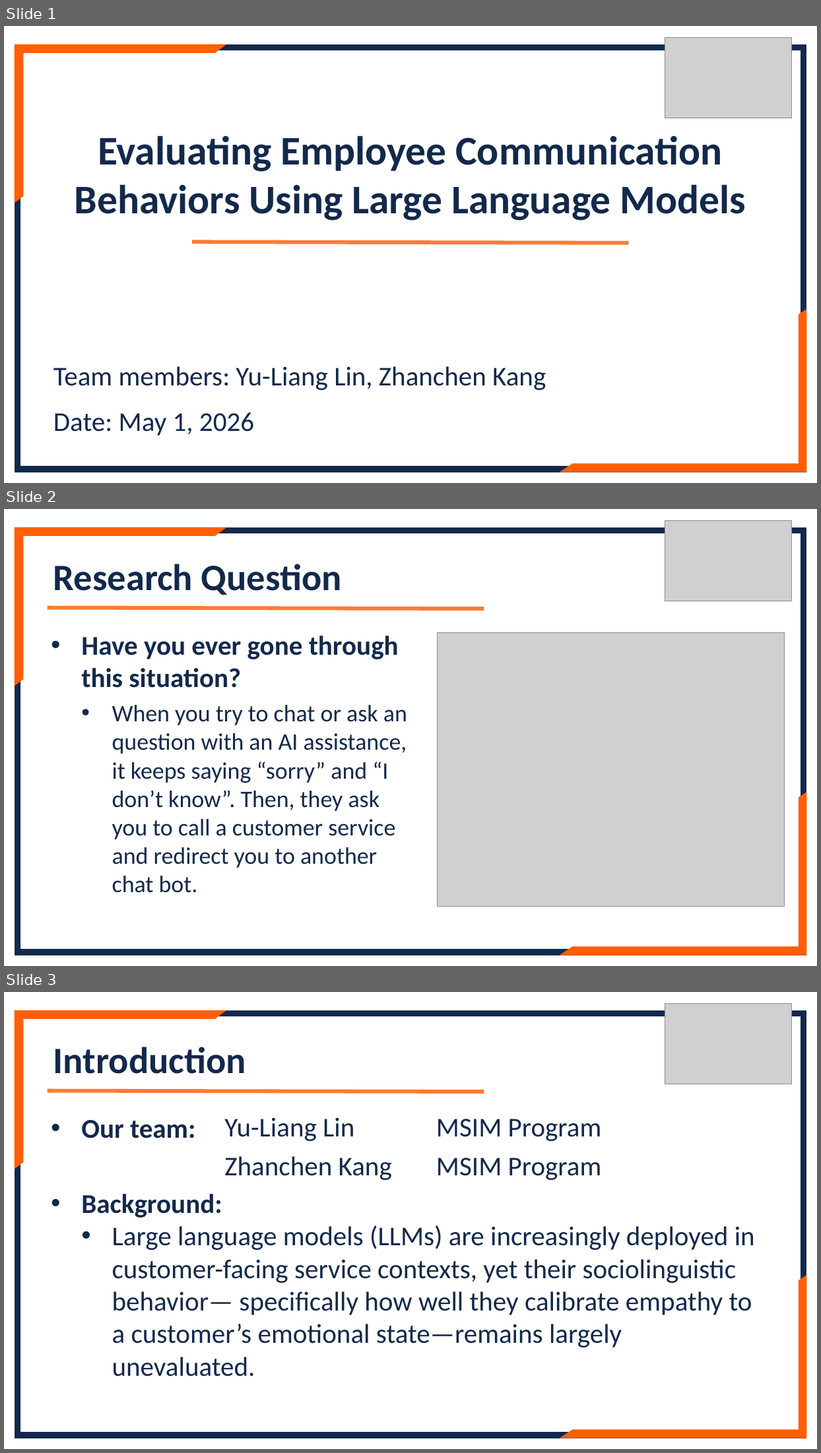
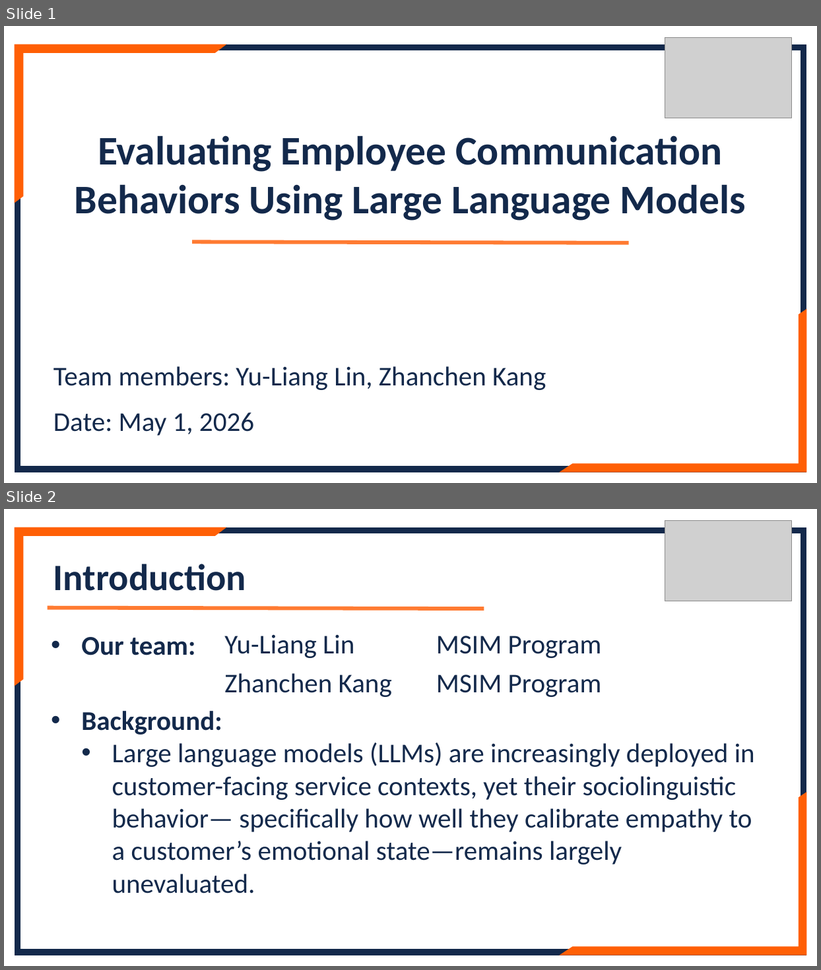
Before and after one commit to lennylin1998/ecs-llm, a slide deck: src/Files/Final_ppt.pptx. Shown one above the other, each under a label of ours: slides 1, 2 and 3 before the commit, slides 1 and 2 after it. The pictures are 821x1453 and 821x970 pixels, drawn with LibreOffice and Linux fonts; fonts in the diff are those of the drawing; grey boxes stand for pictures. Boxes give left, top, right and bottom in pixels: in the first picture for what was removed or moved away, otherwise in the second. Text is boxed around its words. In the diff, an @@ line names an element or a change of style, - is before the commit and + after.

```diff
--- a/src/Files/Final_ppt.pptx
+++ b/src/Files/Final_ppt.pptx
@@ slide 2 removed at [4,509,817,966], background #FFFFFF @@
@@ frame removed at [15,528,806,955] @@
@@ half frame removed at [15,528,225,685] @@
@@ picture removed at [665,521,791,601] @@
@@ text removed at [54,564,342,595] @@
-Research Question
@@ line removed from (48, 608) to (484, 609) @@
@@ text removed at [81,636,407,893] @@
-• Have you ever gone through this situation?
-  • When you try to chat or ask an question with an AI assistance, it keeps saying “sorry” and “I don’t know”. Then, they ask you to call a customer service and redirect you to another chat bot.
@@ picture removed at [437,633,784,907] @@
@@ half frame removed at [562,793,806,955] @@
@@ what was slide 3 is now slide 2 @@
```
Also in this commit, not shown: 5 slides changed.
